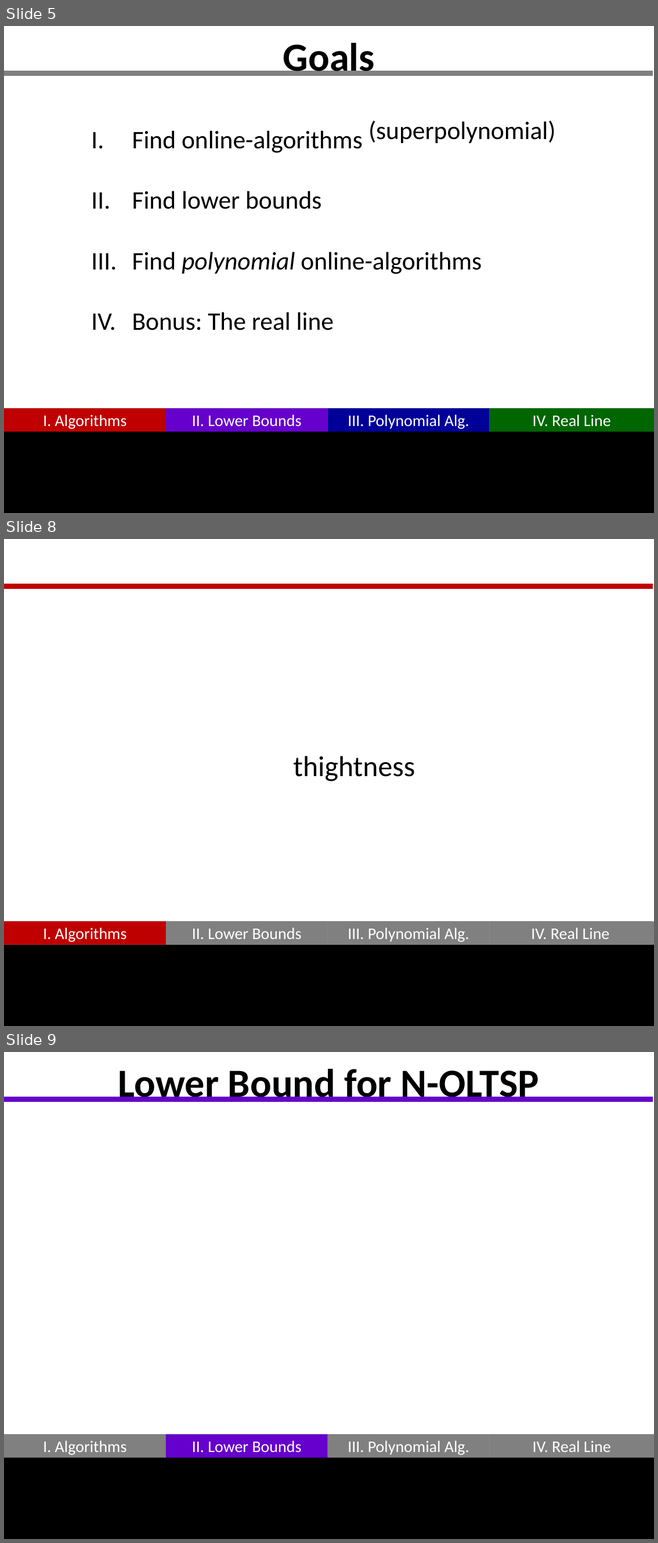
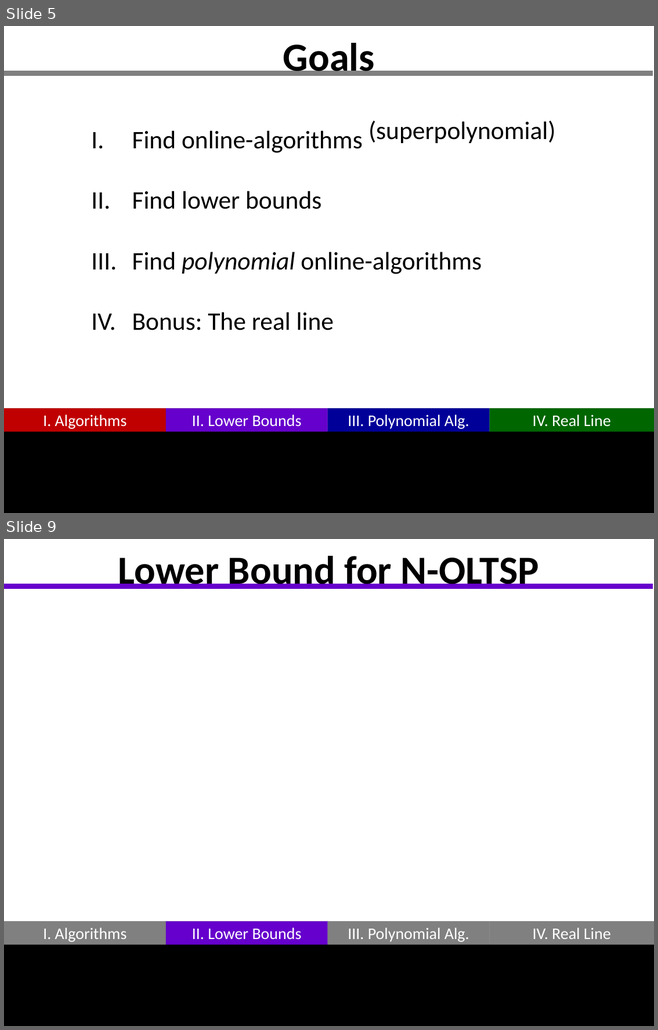
Before and after one commit to GraffL/talk-online-tsp, a slide deck: Präsentation43.pptx. Shown one above the other, each under a label of ours: slides 5, 8 and 9 before the commit, slides 5 and 9 after it; the slides between them are not shown. The pictures are 658x1543 and 658x1030 pixels, drawn with LibreOffice and Linux fonts; fonts in the diff are those of the drawing. Boxes give left, top, right and bottom in pixels: in the first picture for what was removed or moved away, otherwise in the second. Text is boxed around its words. In the diff, an @@ line names an element or a change of style, - is before the commit and + after.

```diff
--- a/Präsentation43.pptx
+++ b/Präsentation43.pptx
@@ slide 8 removed at [4,539,654,1026], background #FFFFFF; not listed: 6 template elements that a slide beside it also shows @@
@@ line removed from (4, 587) to (652, 587) @@
@@ text removed at [293,756,415,781] @@
-thightness
@@ rectangle removed at [4,922,166,945] @@
-I. Algorithms
@@ rectangle removed at [166,922,328,945] @@
-II. Lower Bounds
@@ rectangle removed at [489,922,651,945] @@
-IV. Real Line
@@ rectangle removed at [4,945,654,1026] @@
```
Also in this commit, not shown: 1 slide changed, 2 slides added, 1 other slide removed.
